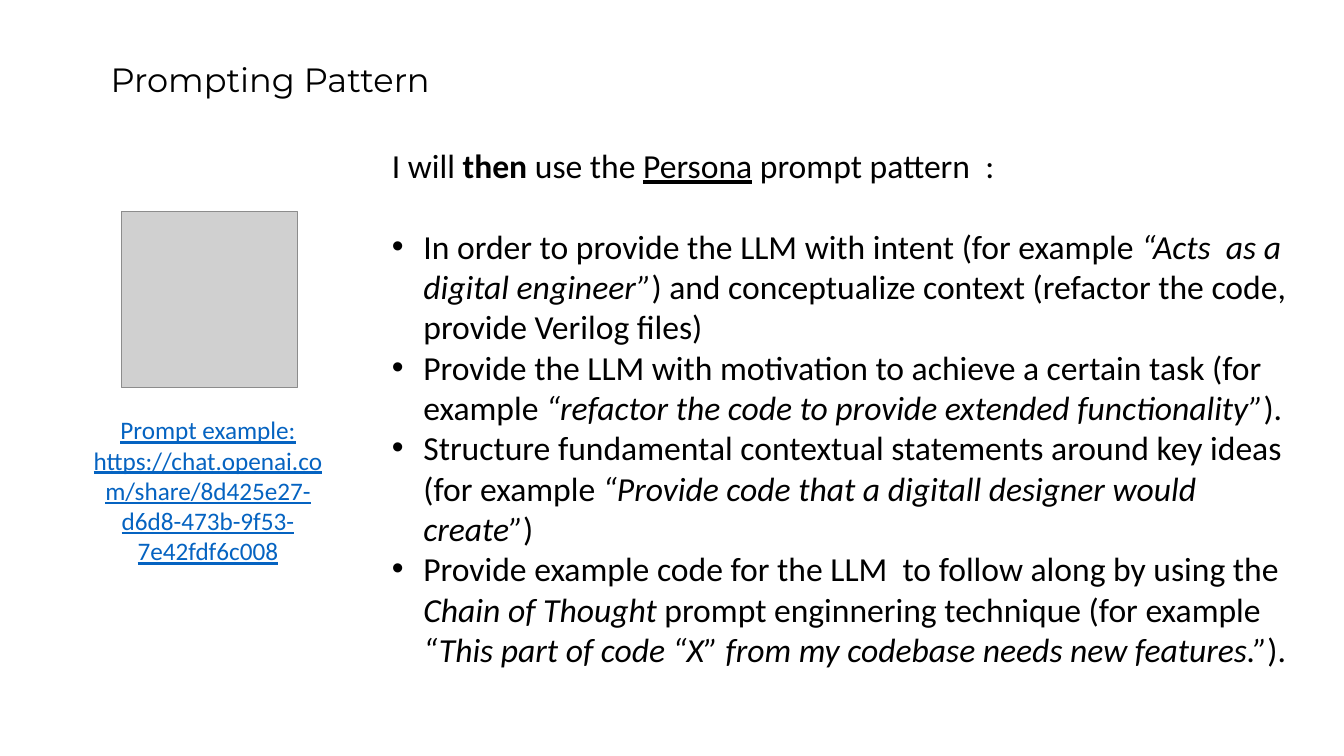
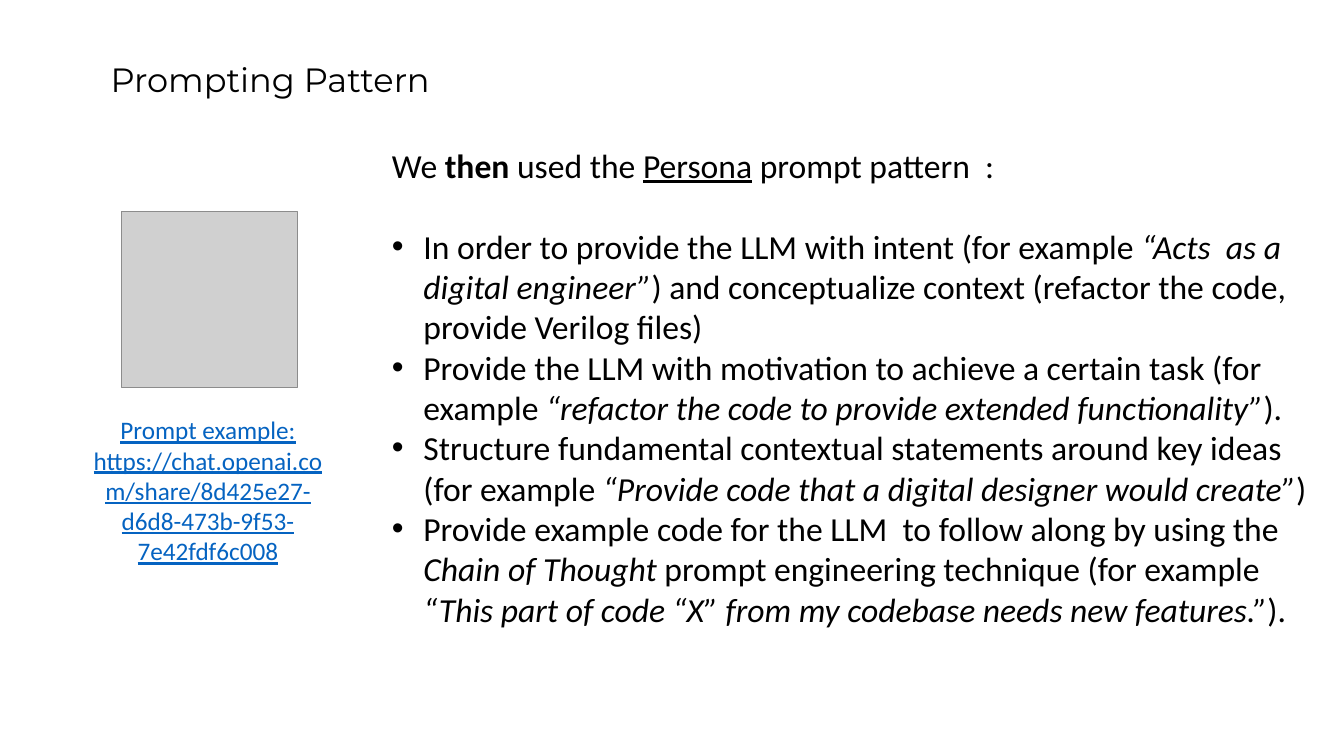
Before and after one commit to Lefteris-B/SystemsGenesis_wishbone_hw_trojan, a slide deck: slide 6 of presentation/CSAW_2023_first_stage.pptx. Drawn at 1344x756 pixels with LibreOffice and Linux fonts; fonts in the diff are those of the drawing; grey boxes stand for pictures. Boxes give left, top, right and bottom in pixels: in the first picture for what was removed or moved away, otherwise in the second. Text is boxed around its words. In the diff, an @@ line names an element or a change of style, - is before the commit and + after.

```diff
--- a/presentation/CSAW_2023_first_stage.pptx
+++ b/presentation/CSAW_2023_first_stage.pptx
@@ text at box(392, 154, 969, 184): text changed @@
-I will then use the Persona prompt pattern :
+We then used the Persona prompt pattern :
@@ text at box(423, 436, 1306, 628): text changed @@
-• Structure fundamental contextual statements around key ideas (for example “Provide code that a digitall designer would create”)
-• Provide example code for the LLM to follow along by using the Chain of Thought prompt enginnering technique (for example “This part of code “X” from my codebase needs new features.”).
+• Structure fundamental contextual statements around key ideas (for example “Provide code that a digital designer would create”)
+• Provide example code for the LLM to follow along by using the Chain of Thought prompt engineering technique (for example “This part of code “X” from my codebase needs new features.”).
```
Also in this commit, not shown: 4 other slides changed, 3 slides added, 4 slides removed, 1 other file.
